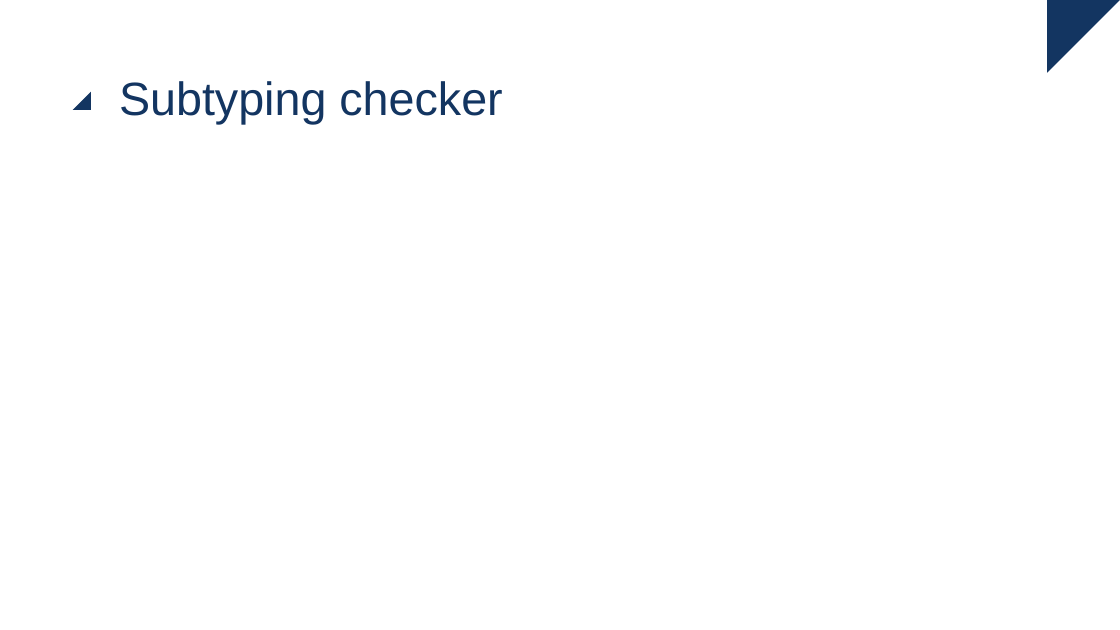
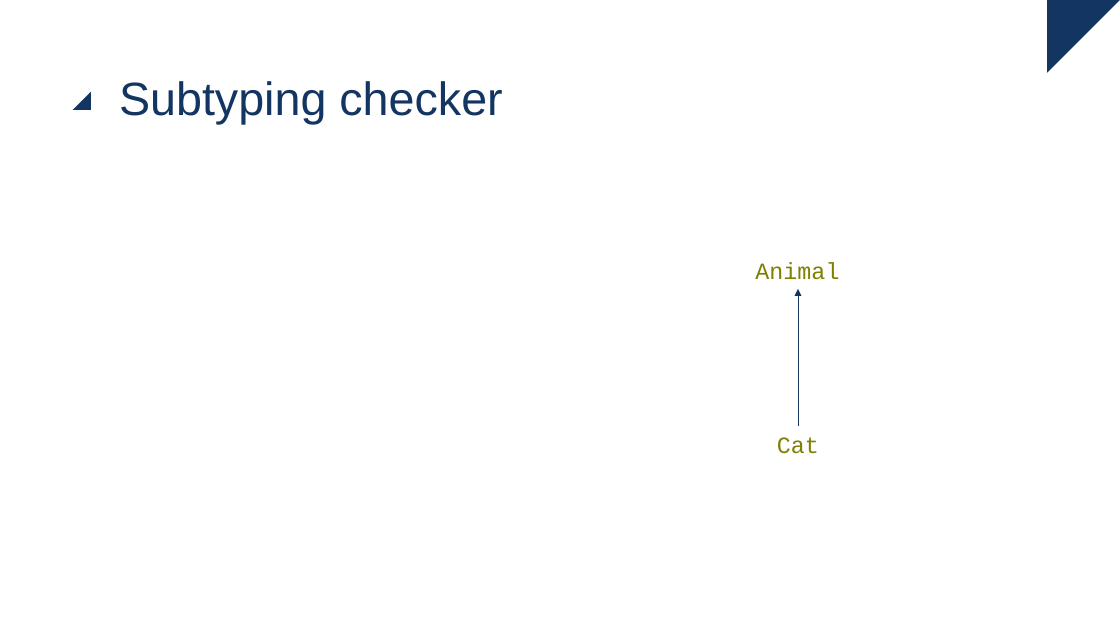
Before and after one commit to ingmars1709/checker, a slide deck: slide 19 of Checker Framework.pptx (slide 17 before the commit). Drawn at 1120x630 pixels with LibreOffice and Linux fonts; fonts in the diff are those of the drawing. Boxes give left, top, right and bottom in pixels: in the first picture for what was removed or moved away, otherwise in the second. Text is boxed around its words. In the diff, an @@ line names an element or a change of style, - is before the commit and + after.

```diff
--- a/Checker Framework.pptx
+++ b/Checker Framework.pptx
@@ text added at (x1=755, y1=262, x2=839, y2=280), 20 pt, text #808000 @@
+Animal
@@ arrow added from (798, 426) to (798, 289), #133561 0.5 pt @@
@@ text added at (x1=777, y1=437, x2=819, y2=454), 20 pt, text #808000 @@
+Cat
```
Also in this commit, not shown: 3 other slides changed, 10 slides added, 1 other file.
